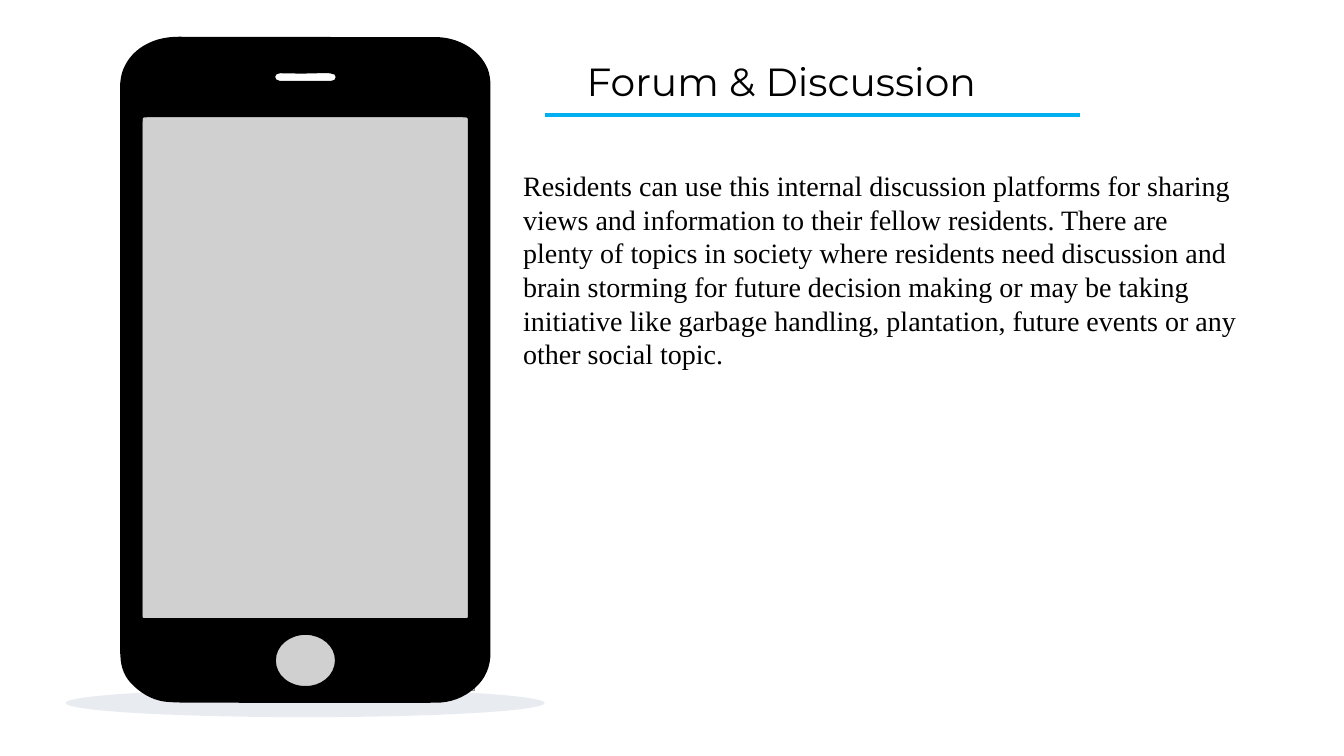
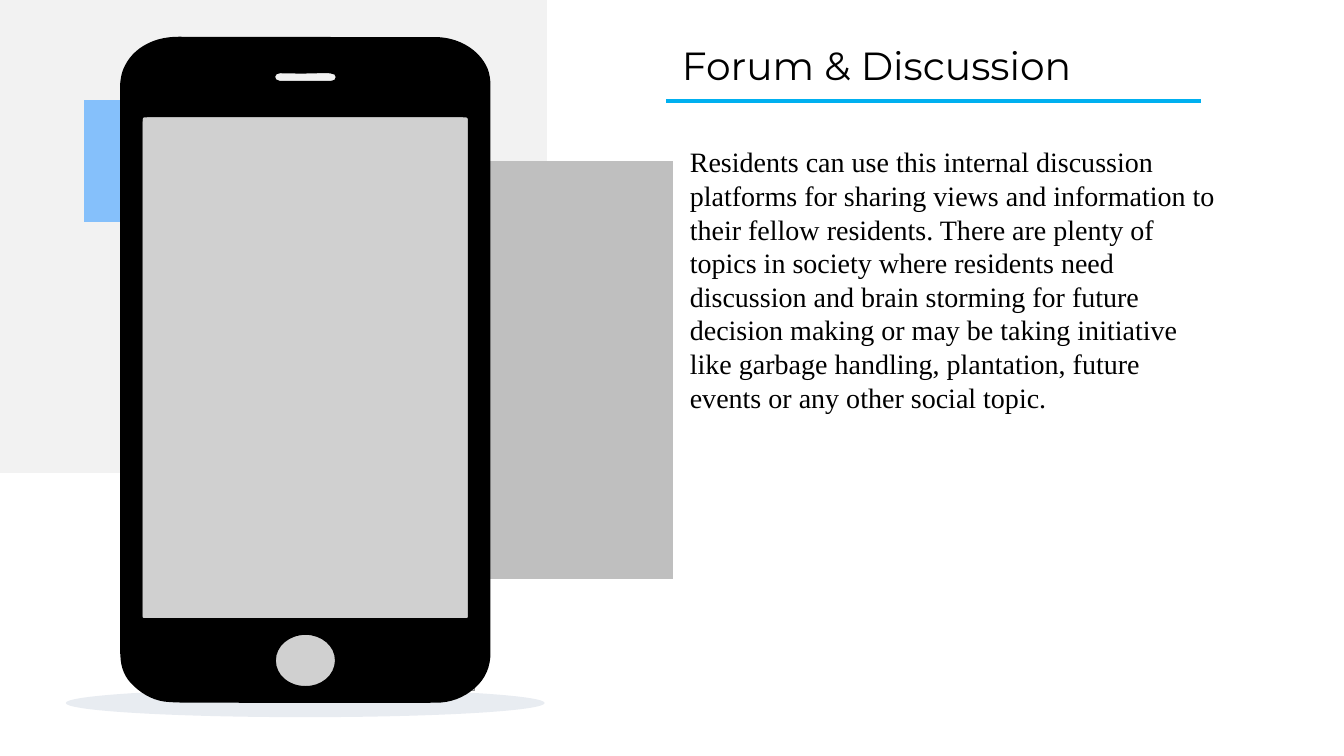
Before and after one commit to Anvisys/Documents, a slide deck: slide 8 of Nestin presentation & poster.pptx. Drawn at 1344x756 pixels with LibreOffice and Linux fonts; fonts in the diff are those of the drawing; grey boxes stand for pictures. Boxes give left, top, right and bottom in pixels: in the first picture for what was removed or moved away, otherwise in the second. Text is boxed around its words. In the diff, an @@ line names an element or a change of style, - is before the commit and + after.

```diff
--- a/Nestin presentation & poster.pptx
+++ b/Nestin presentation & poster.pptx
@@ freeform shape added at bbox=[0, 0, 546, 473], fill #F2F2F2, outline #F2F2F2 0 pt @@
@@ text "Forum & Discussion": place and size @@
-text "Forum & Discussion" at bbox=[587, 67, 976, 97]
+text "Forum & Discussion" at bbox=[682, 51, 1071, 81]
@@ freeform shape added at bbox=[85, 101, 205, 221], fill #85C0FB, outline #85C0FB 0 pt @@
@@ line moved from (545, 115) - (1080, 115) to (666, 101) - (1201, 101) @@
@@ text "Residents can use this internal ..." rewrapped from bbox=[523, 176, 1235, 370] to bbox=[690, 152, 1215, 413] @@
@@ freeform shape added at bbox=[142, 161, 673, 579], fill #BFBFBF, outline #BFBFBF 0 pt @@
```
Also in this commit, not shown: 5 other slides changed, 2 slides added, 4 other files.
